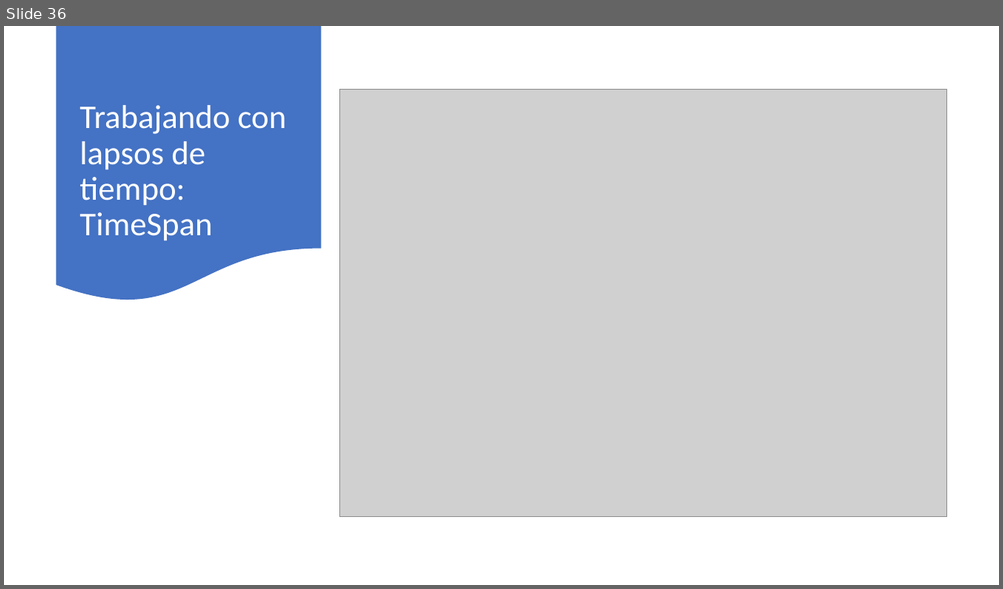
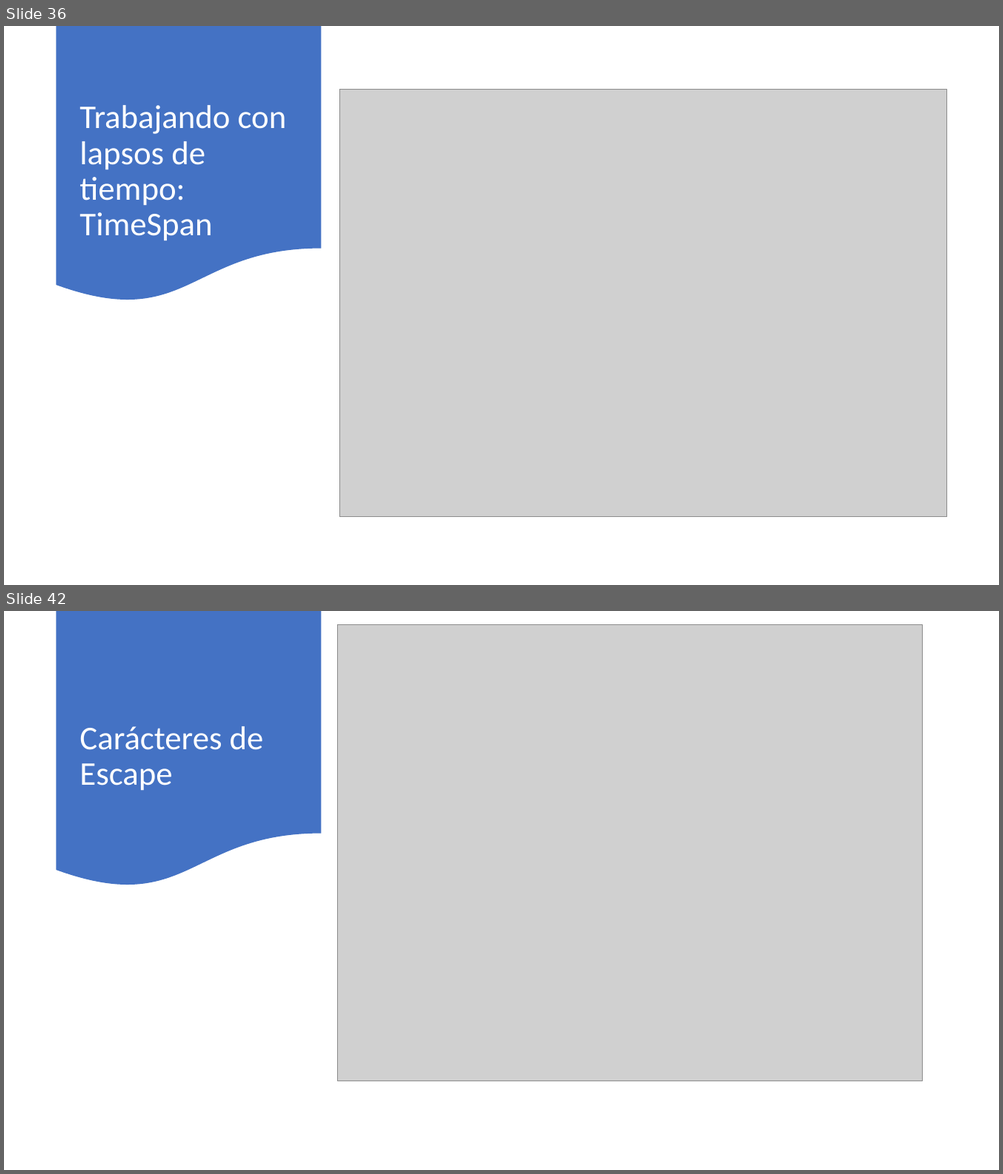
Before and after one commit to AlbertOsinaga/Curso201, a slide deck: Curso201.pptx. Shown one above the other, each under a label of ours: slide 36 before the commit, slides 36 and 42 after it; the slides between them are not shown. The pictures are 1003x589 and 1003x1174 pixels, drawn with LibreOffice and Linux fonts; fonts in the diff are those of the drawing; grey boxes stand for pictures. Boxes give left, top, right and bottom in pixels: in the first picture for what was removed or moved away, otherwise in the second. Text is boxed around its words. In the diff, an @@ line names an element or a change of style, - is before the commit and + after.

```diff
--- a/Curso201.pptx
+++ b/Curso201.pptx
@@ slide 42 added at bbox=[4, 611, 999, 1170], background #FFFFFF @@
@@ flow chart document added at bbox=[57, 611, 321, 889], fill #4472C4 @@
@@ picture added at bbox=[338, 625, 922, 1082] @@
@@ title added at bbox=[79, 726, 264, 791], 32 pt, text #FFFFFF @@
+Carácteres de Escape
```
Also in this commit, not shown: 15 other slides added, 20 other files.
